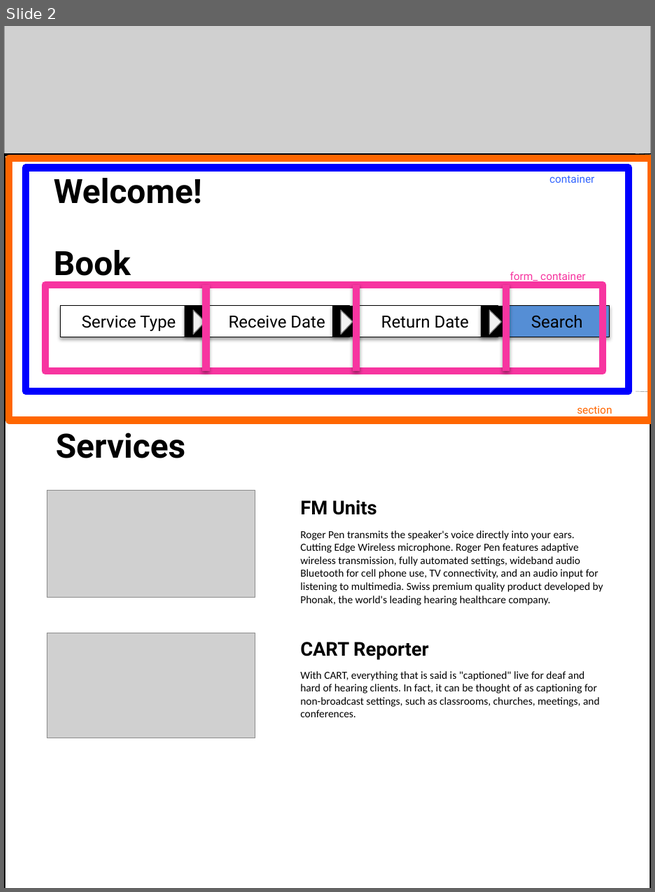
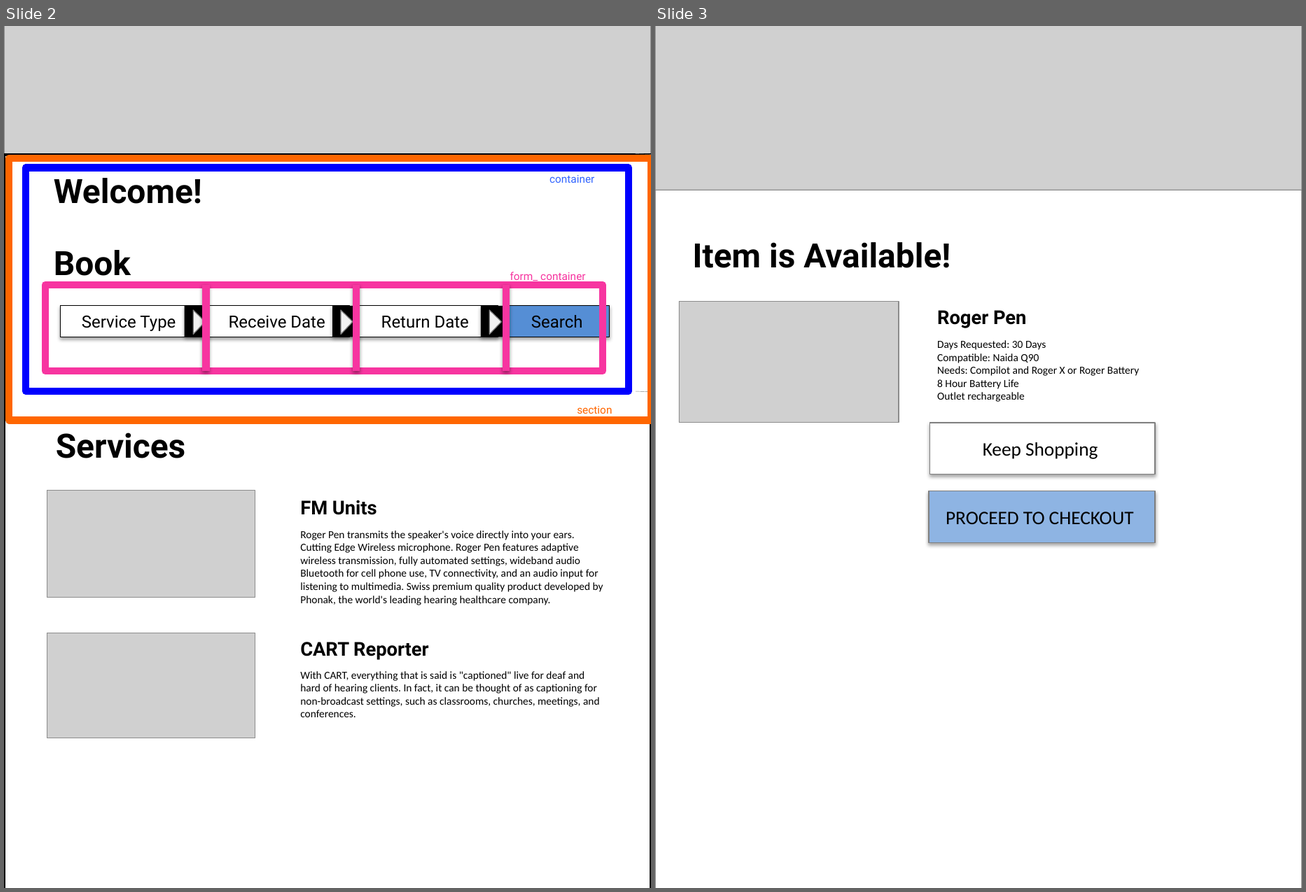
Before and after one commit to MariellaPaulino/2016, a slide deck: Homework5/CodingVisual.pptx. Shown side by side, each under a label of ours: slide 2 before the commit, slides 2 and 3 after it. The pictures are 655x892 and 1306x892 pixels, drawn with LibreOffice and Linux fonts; fonts in the diff are those of the drawing; grey boxes stand for pictures. Boxes give left, top, right and bottom in pixels: in the first picture for what was removed or moved away, otherwise in the second. Text is boxed around its words. In the diff, an @@ line names an element or a change of style, - is before the commit and + after.

```diff
--- a/Homework5/CodingVisual.pptx
+++ b/Homework5/CodingVisual.pptx
@@ slide 3 added at <box>655,26,1302,888</box>, background #FFFFFF @@
@@ picture added at <box>655,26,1302,421</box> @@
@@ rectangle added at <box>655,190,1302,888</box>, fill #FFFFFF, outline #7F7F7F 0.75 pt @@
@@ text added at <box>693,242,950,268</box>, 28 pt, text #000000, bold @@
+Item is Available!
@@ picture added at <box>679,302,899,424</box> @@
@@ text added at <box>937,310,1027,328</box>, 16 pt, text #000000, bold @@
+Roger Pen
@@ text added at <box>937,340,1139,402</box>, 9 pt, text #000000 @@
+Days Requested: 30 Days
+Compatible: Naida Q90
+Needs: Compilot and Roger X or Roger Battery
+8 Hour Battery Life
+Outlet rechargeable
@@ rectangle added at <box>929,423,1154,475</box>, fill #FFFFFF, outline #7F7F7F 0.75 pt, 16 pt, text #000000 @@
+Keep Shopping
@@ rectangle added at <box>929,491,1154,543</box>, fill #8EB4E3, outline #7F7F7F 0.75 pt, 16 pt, text #000000 @@
+PROCEED TO CHECKOUT
```
Also in this commit, not shown: 6 other slides added, 4 other files.
